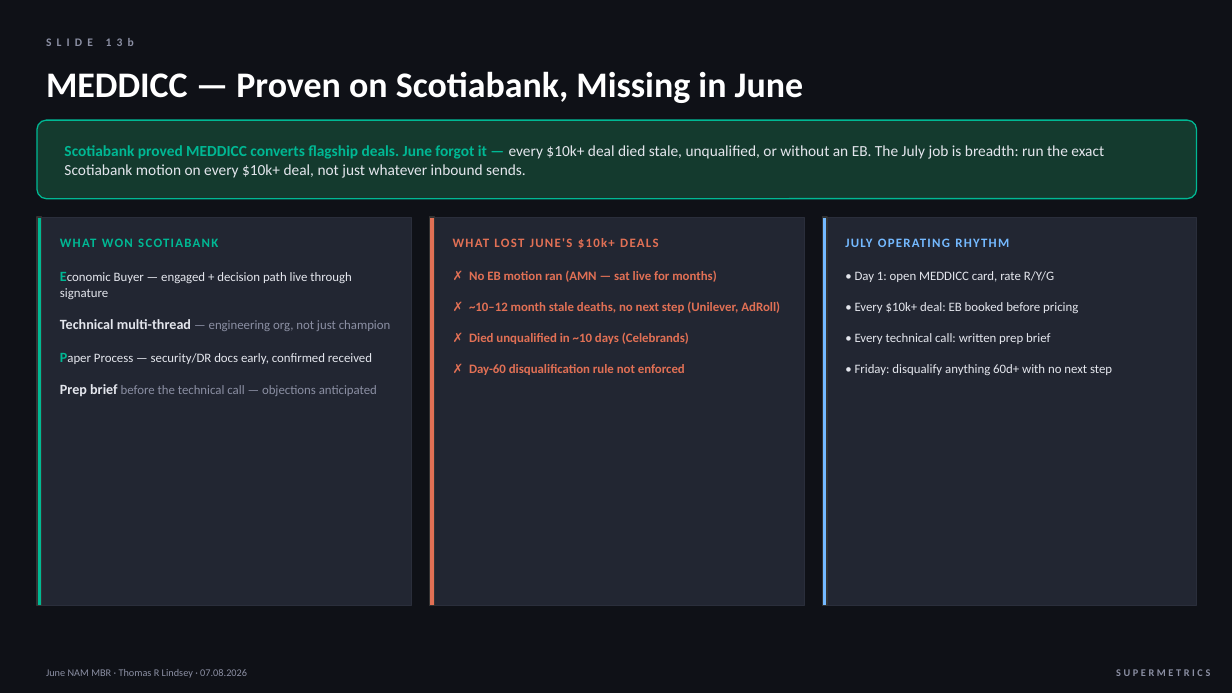
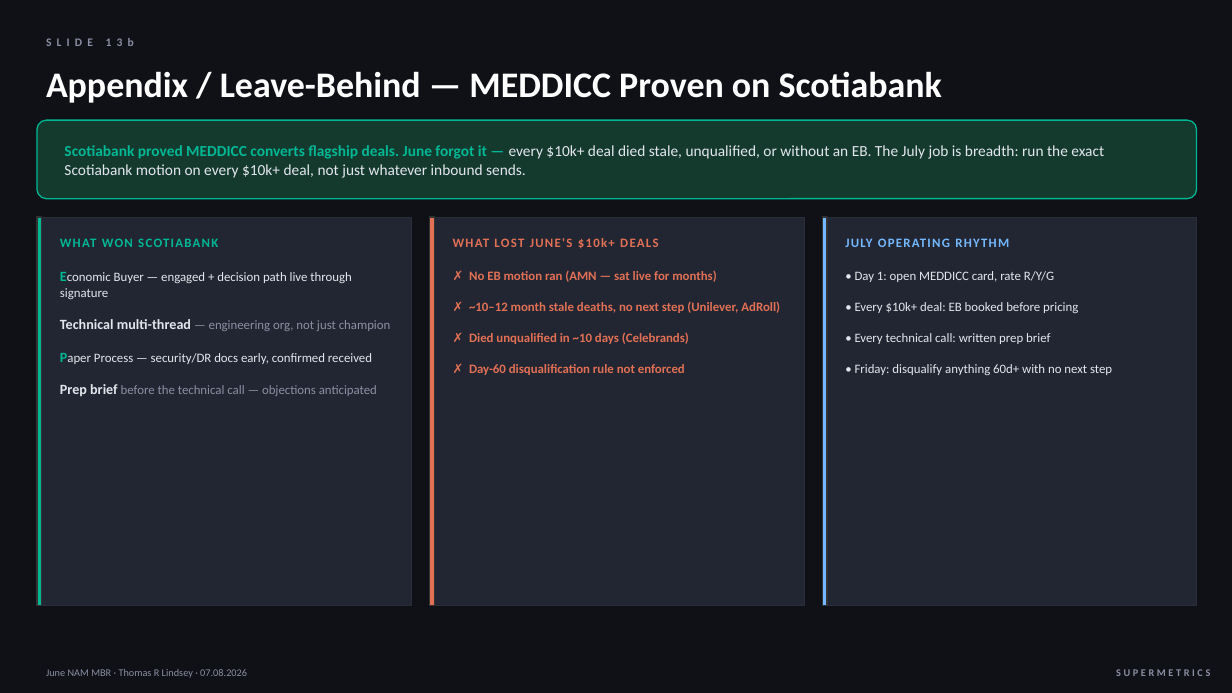
Before and after one commit to thommi2phones/Sales-Coach, a slide deck: slide 14 of June_2026_NAM_MBR.pptx (slide 15 before the commit). Drawn at 1232x693 pixels with LibreOffice and Linux fonts; fonts in the diff are those of the drawing. Boxes give left, top, right and bottom in pixels: in the first picture for what was removed or moved away, otherwise in the second. Text is boxed around its words. In the diff, an @@ line names an element or a change of style, - is before the commit and + after.

```diff
--- a/June_2026_NAM_MBR.pptx
+++ b/June_2026_NAM_MBR.pptx
@@ text at box(46, 71, 942, 103): text changed @@
-MEDDICC — Proven on Scotiabank, Missing in June
+Appendix / Leave-Behind — MEDDICC Proven on Scotiabank
```
Also in this commit, not shown: 5 other slides changed, 6 slides added, 8 slides removed, 1 other file.
